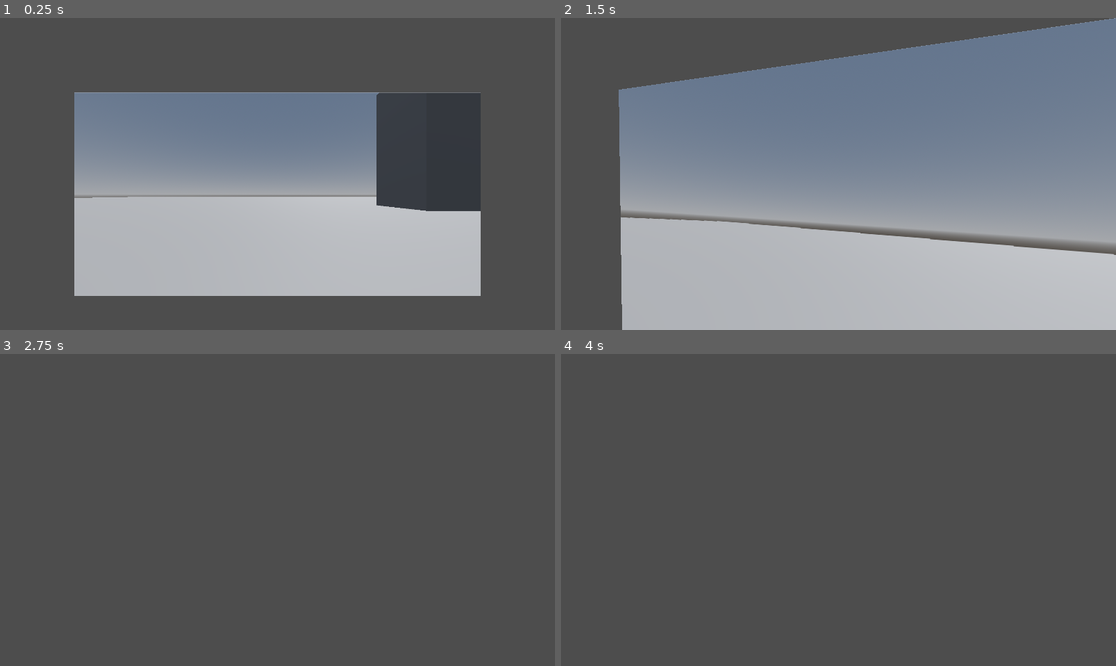
Above: before the commit, frames 1-4 (two rows, left to right).
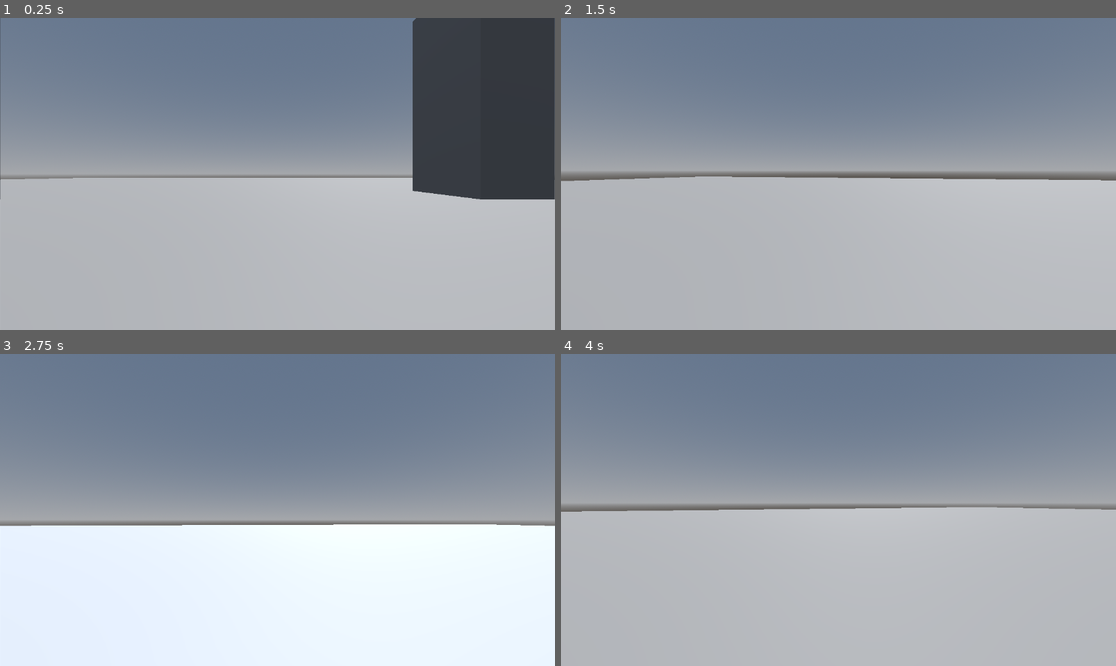
Above: after the commit, the same moments.

Repository: ogilliland/godot-asynchronous-reprojection
Game: Godot game, scene res://scenes/async_reprojection.tscn
Two runs of this game, one before a commit and one after it. Both use one fixed random seed, a clock stepped at 60 frames per second and the inputs below.
Inputs (mouse positions are in pixels of both pictures, inside the frame that each line leads up to):
- Up to frame 1 (0.25 s): no input
- Up to frame 2 (1.5 s): tap Enter at 0.5 s; move the mouse to (866, 174) at 0.52 s; hold Up (move_forward) from 0.53 s (still down); tap Space (jump) at 0.77 s; move the mouse to (810, 174) at 1.27 s
- Up to frame 3 (2.75 s): keep holding Up (move_forward); tap Space (jump) at 1.52 s; move the mouse to (288, 503) at 2.02 s
- Up to frame 4 (4 s): keep holding Up (move_forward); move the mouse to (832, 516) at 2.77 s; tap Space (jump) at 3.02, 3.5, 3.77 s; move the mouse to (877, 513) at 3.52 s

The runs differ from the first frame. In frame 1, 58% of the frame differs, in the area x 0-100%, y 0-100%; in frame 2, 45%; in frame 3, 100%; in frame 4, 100%.

Commit message:
Move viewport with camera

Diff:
--- a/scenes/async_reprojection.tscn
+++ b/scenes/async_reprojection.tscn
@@ -39,7 +39,6 @@
 [node name="Game" parent="SubViewport" instance=ExtResource("1_2lvuc")]
 
 [node name="Projection" type="MeshInstance3D" parent="."]
-transform = Transform3D(1, 0, 0, 0, 1, 0, 0, 0, 1, 0, 0, -10)
 mesh = SubResource("QuadMesh_mwmad")
 
 [node name="AsyncCamera" type="Camera3D" parent="."]
--- a/scripts/async_reprojection.gd
+++ b/scripts/async_reprojection.gd
@@ -1,4 +1,6 @@
 extends Node3D
+
+const viewport_distance : float = 10.0
 
 @export var viewport_path : NodePath
 @export var projection_path : NodePath
@@ -25,6 +27,9 @@
 
 func _on_timer_timeout():
 	viewport.render_target_update_mode = SubViewport.UPDATE_ONCE
+	var normal = async_camera.project_ray_normal(0.5 * viewport.get_visible_rect().size)
+	projection.global_position = async_camera.global_position + viewport_distance * normal
+	projection.look_at(async_camera.global_position + 2 * viewport_distance * normal)
 
 
 func _process(delta: float) -> void:
@@ -34,6 +39,8 @@
 
 func _resize() -> void:
 	viewport.size = DisplayServer.window_get_size()
+	projection.mesh.size.y = 2 * viewport_distance * tan(deg_to_rad(0.5 * async_camera.fov))
+	projection.mesh.size.x = projection.mesh.size.y * viewport.size.x / viewport.size.y
 
 
 func _input(event: InputEvent):
